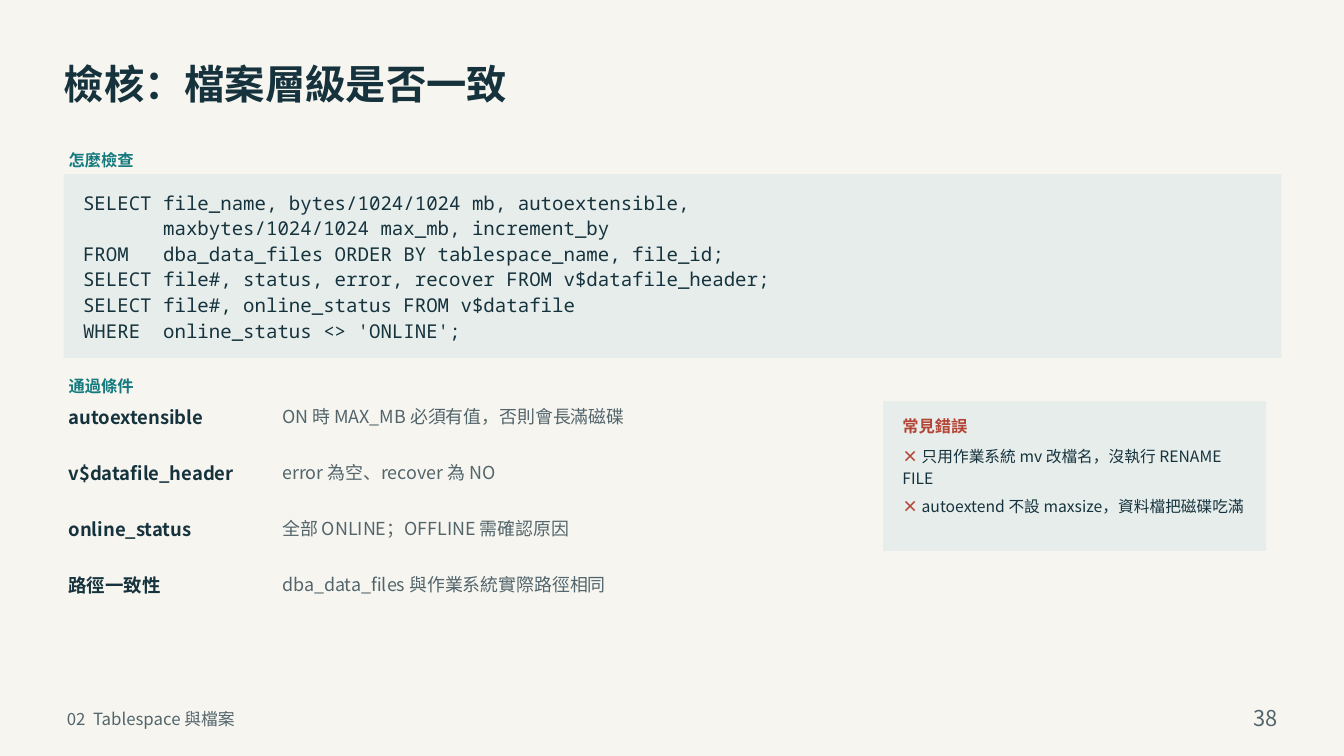
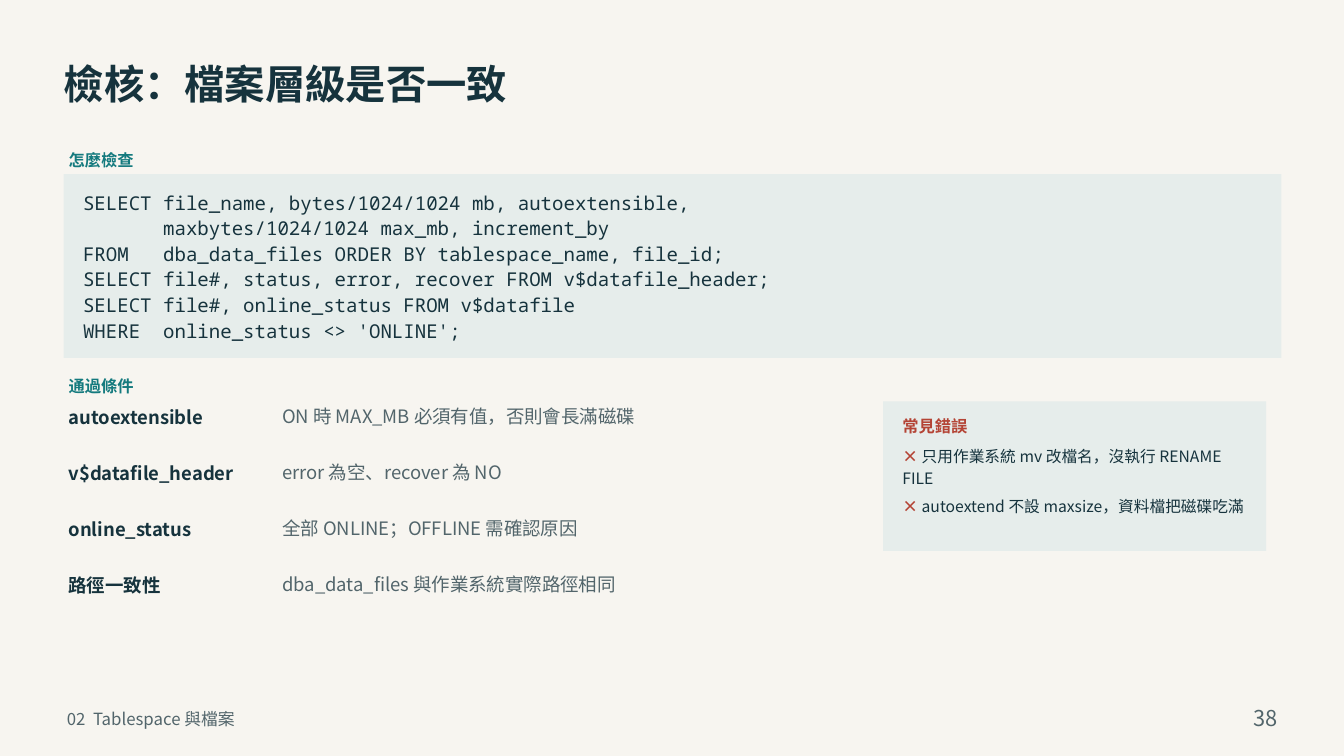
Before and after one commit to YouAreTheBlueSky/Oracle-DBA-Training-Docs, a slide deck: slide 38 of deliver_beginner/02_Oracle_DBA_建置與日常管理.pptx. Drawn at 1344x756 pixels with LibreOffice and Linux fonts; fonts in the diff are those of the drawing. Boxes give left, top, right and bottom in pixels: in the first picture for what was removed or moved away, otherwise in the second. Text is boxed around its words. In the diff, an @@ line names an element or a change of style, - is before the commit and + after.

Commit message:
檢核頁：通過條件的說明文字改為與標籤同字級 16.5
原本標籤 16.5 粗體、說明 16.0 常體，兩欄不一致。現在兩者都 16.5（標籤仍為粗體），全部 73 頁檢核頁重新產生。第 5 章 p14 因文字較長，自動微調為 15.4pt。

```diff
--- a/deliver_beginner/02_Oracle_DBA_建置與日常管理.pptx
+++ b/deliver_beginner/02_Oracle_DBA_建置與日常管理.pptx
@@ size 16 to 16.5 pt; line spacing 22.7pt to 23.4pt in 4 elements at (282, 407, 635, 426), (282, 463, 502, 481), (282, 519, 578, 538), (282, 575, 615, 594) @@
```
Also in this commit, not shown: 13 other slides changed, 16 other files.
